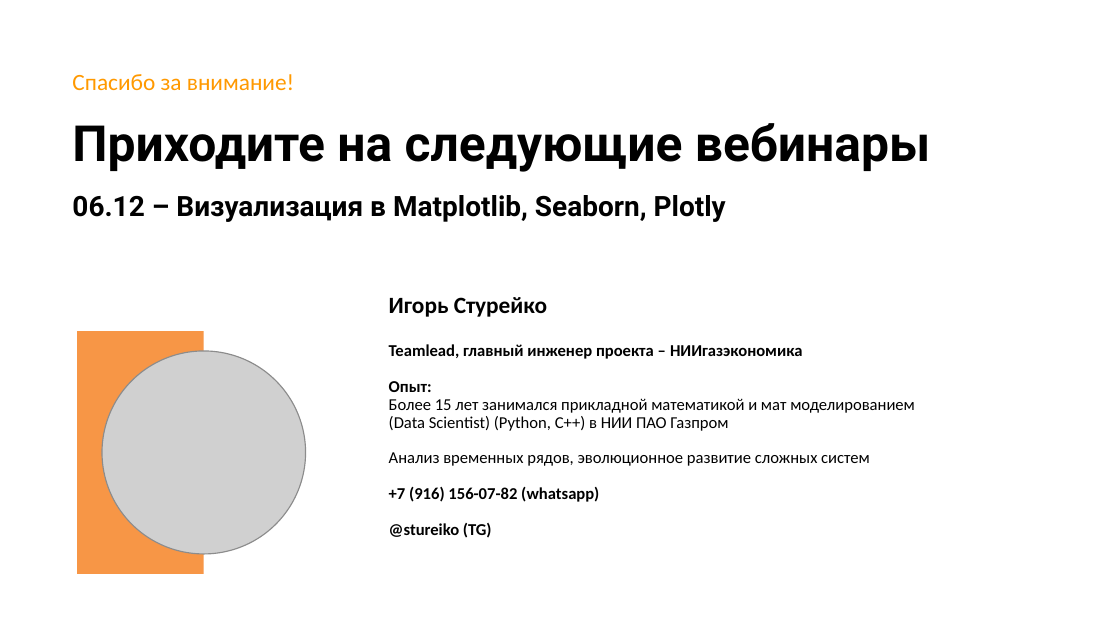
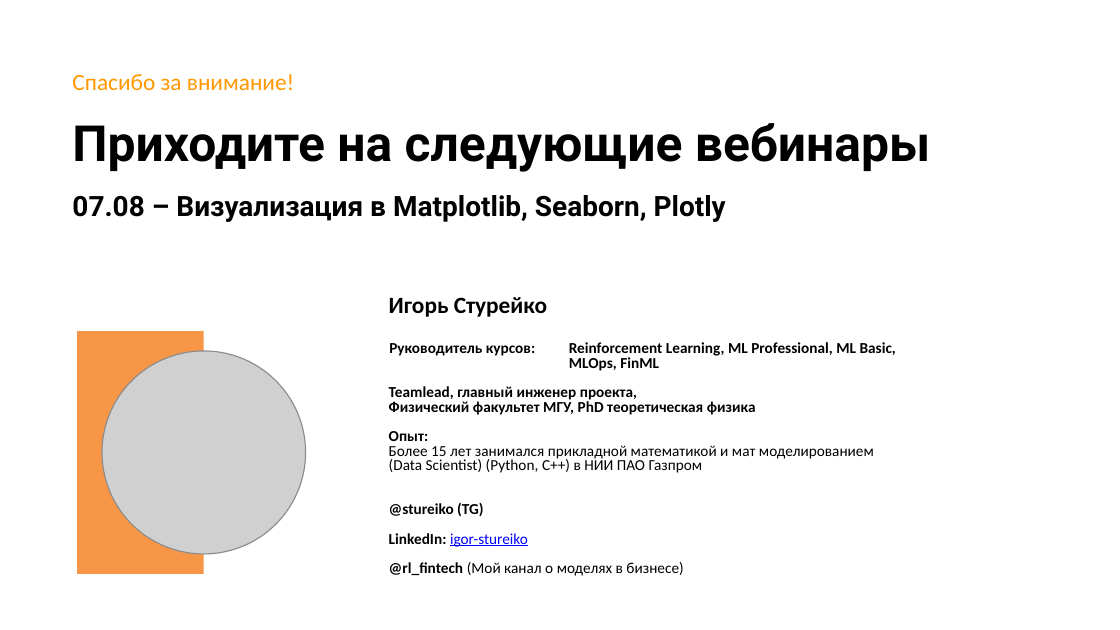
Before and after one commit to stureiko/Otus_lectures, a slide deck: slide 23 of Analytics/10 - Продвинутый Pandas/10 - Advanced Pandas.pptx. Drawn at 1120x630 pixels with LibreOffice and Linux fonts; fonts in the diff are those of the drawing; grey boxes stand for pictures; background and template pictures are left out. Boxes give left, top, right and bottom in pixels: in the first picture for what was removed or moved away, otherwise in the second. Text is boxed around its words. In the diff, an @@ line names an element or a change of style, - is before the commit and + after.

```diff
--- a/Analytics/10 - Продвинутый Pandas/10 - Advanced Pandas.pptx
+++ b/Analytics/10 - Продвинутый Pandas/10 - Advanced Pandas.pptx
@@ title at [72,123,930,222]: text changed @@
-Приходите на следующие вебинары
-06.12 – Визуализация в Matplotlib, Seaborn, Plotly
+Приходите на следующие вебинары
+07.08 – Визуализация в Matplotlib, Seaborn, Plotly
@@ text at [389,342,896,415]: text changed; size 10.6 to 9.8 pt @@
-Teamlead, главный инженер проекта – НИИгазэкономика
+Руководитель курсов: Reinforcement Learning, ML Professional, ML Basic,
+MLOps, FinML
+Teamlead, главный инженер проекта,
+Физический факультет МГУ, PhD теоретическая физика
@@ text at [389,431,874,516]: size 10.6 to 9.8 pt in "Опыт:", "Более 15 лет занимался прикладной математикой и ...", "(Data Scientist) (Python, С++) в НИИ ПАО ...", "@stureiko (TG)"; line spacing 0.9 to 0.8 @@
@@ text at [389,452,870,502]: paragraphs removed @@
-Анализ временных рядов, эволюционное развитие сложных систем
-+7 (916) 156-07-82 (whatsapp)
@@ text at [389,533,683,576]: paragraphs added @@
+LinkedIn: igor-stureiko
+@rl_fintech (Мой канал о моделях в бизнесе)
```
Also in this commit, not shown: 3 other slides changed, 1 other file.
